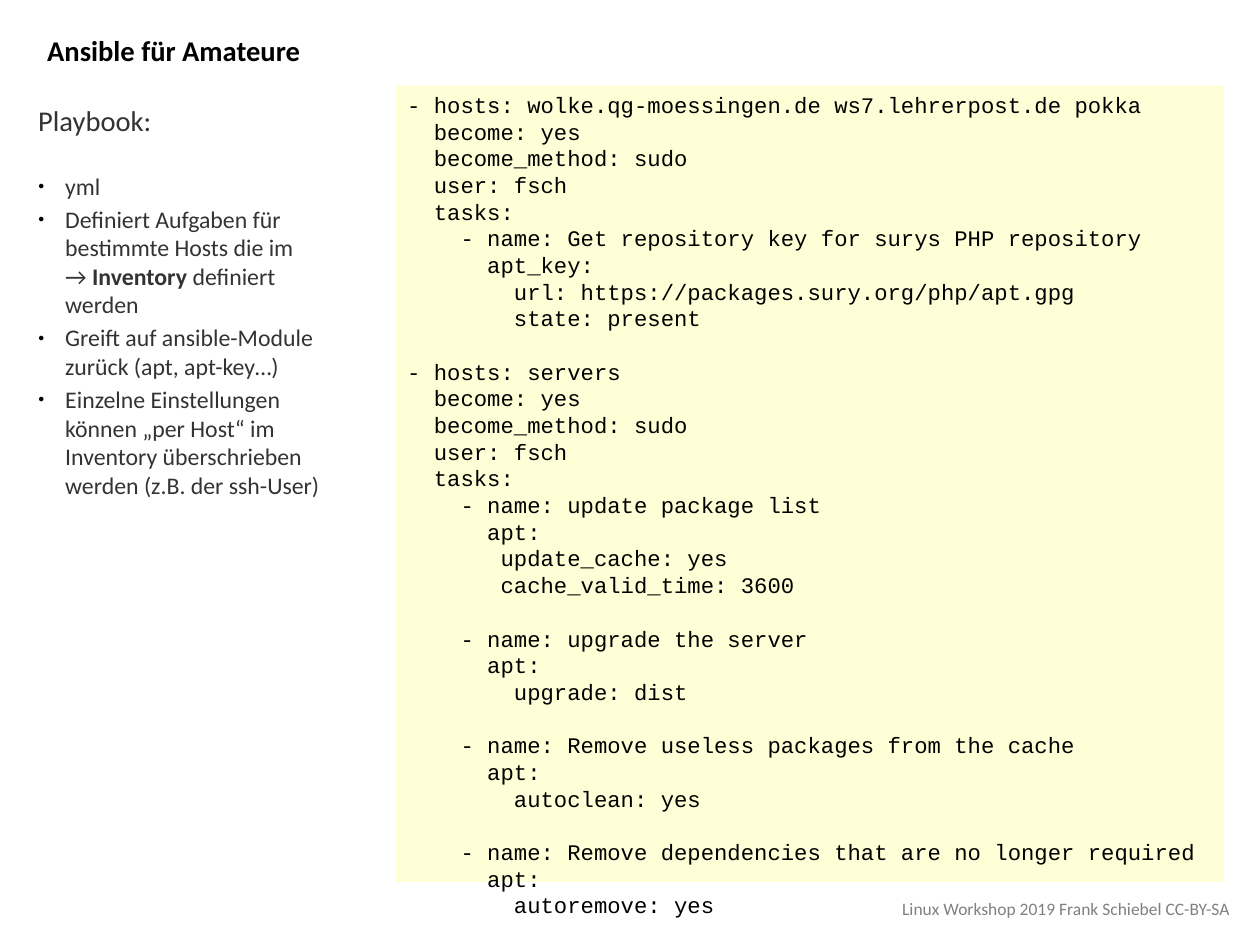
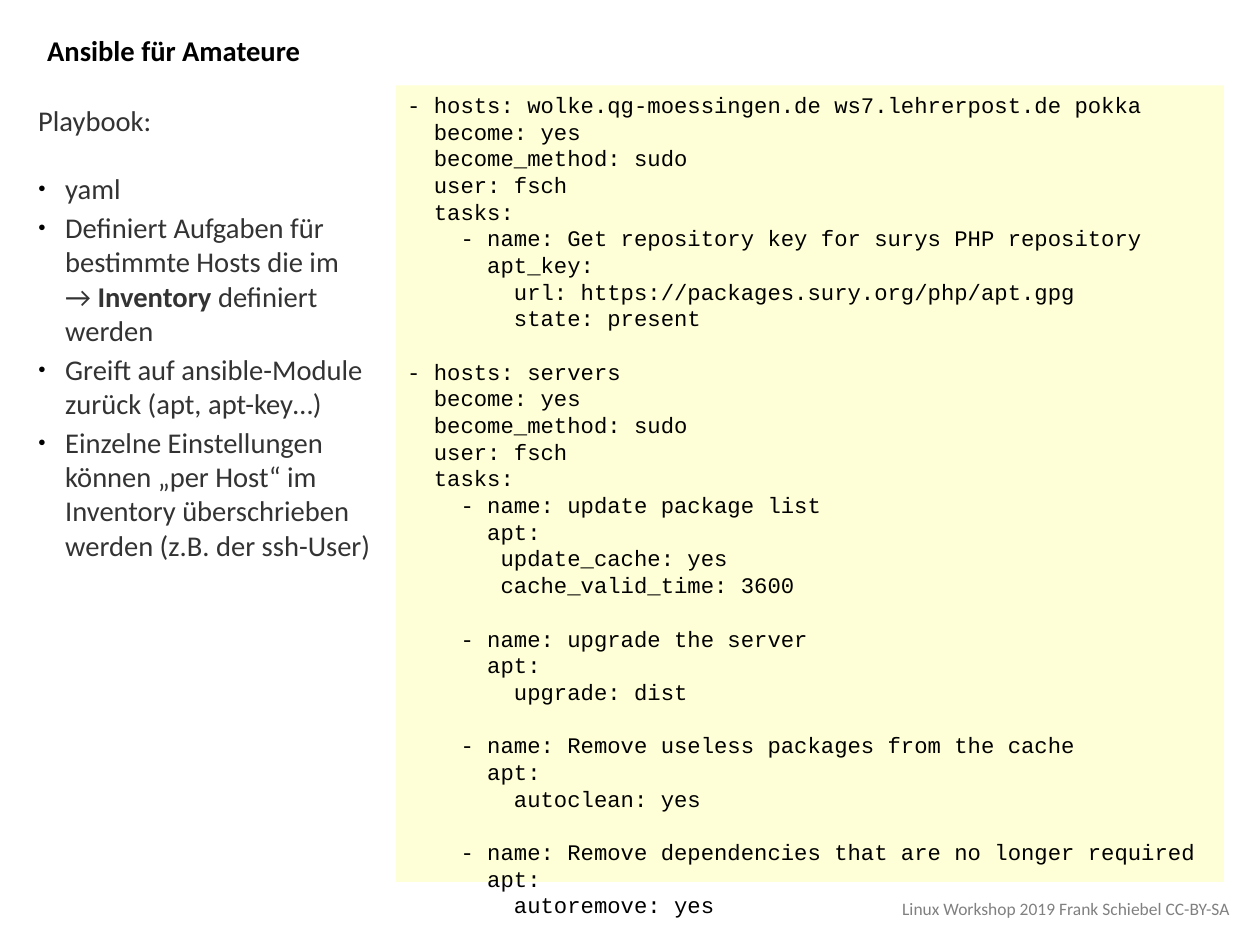
Before and after one commit to ironiemix/lfb-linuxworkshop2019, a slide deck: slide 3 of ansible/linux_workshop_ansible.odp. Drawn at 1260x945 pixels with LibreOffice and Linux fonts; fonts in the diff are those of the drawing. Boxes give left, top, right and bottom in pixels: in the first picture for what was removed or moved away, otherwise in the second. Text is boxed around its words. In the diff, an @@ line names an element or a change of style, - is before the commit and + after.

Commit message:
Ansible beta1

```diff
--- a/ansible/linux_workshop_ansible.odp
+++ b/ansible/linux_workshop_ansible.odp
@@ text at <box>65,179,121,204</box>: text changed; size 15 to 18 pt @@
-● yml
+● yaml
@@ text at <box>65,218,370,560</box>: size 15 to 18 pt @@
```
Also in this commit, not shown: 3 other slides changed, 1 other file.
